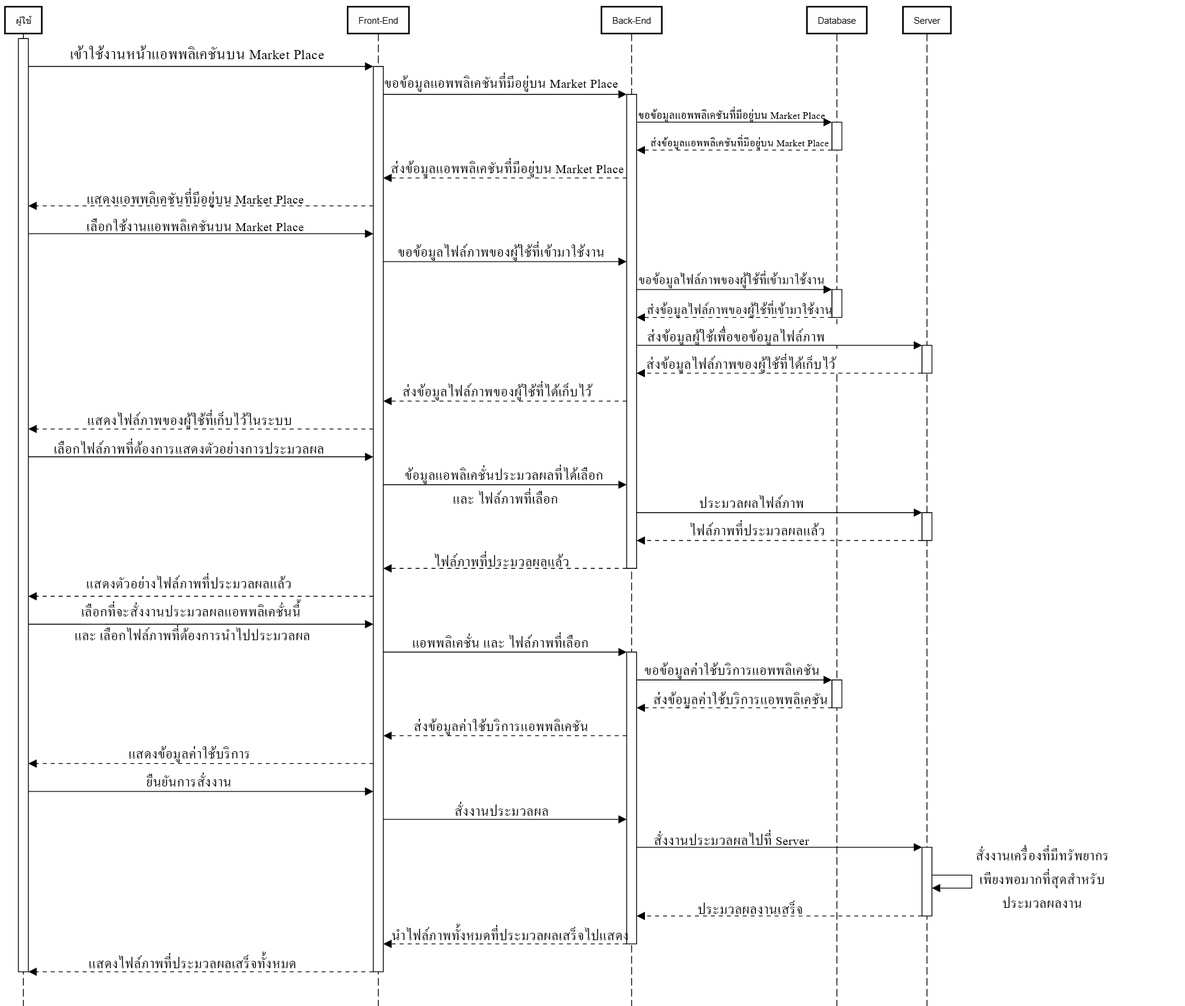
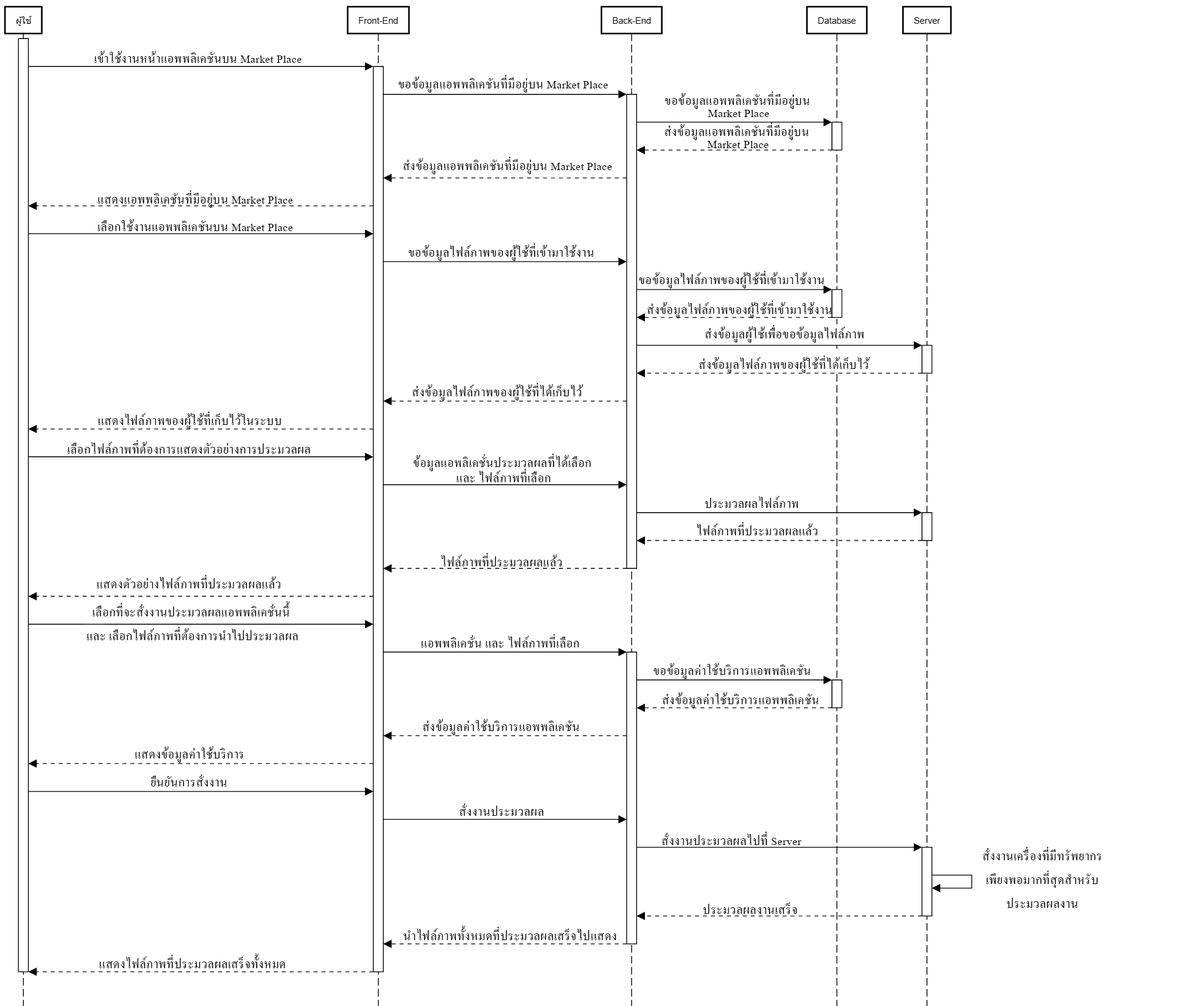
The second 1185 × 1006 image is a revision of the first. Changes to its layers:
painted on "แสดงไฟล์ภาพที่ประมวลผลเสร็จทั้งหมด" over [88, 951, 296, 968]
painted on "นำไฟล์ภาพทั้งหมดที่ประมวลผลเสร็จไปแสดง" over [391, 923, 628, 940]
painted on "สั่งงานเครื่องที่มีทรัพยากร เพียงพอมากที่สุดสำหรับ ประมวลผลงาน" over [975, 844, 1108, 908]
painted on "ส่งข้อมูลค่าใช้บริการแอพพลิเคชัน" (1st of 2) over [413, 717, 588, 735]
painted on "ส่งข้อมูลค่าใช้บริการแอพพลิเคชัน" (2nd of 2) over [653, 691, 828, 709]
painted on "ขอข้อมูลค่าใช้บริการแอพพลิเคชัน" over [644, 661, 820, 679]
painted on "แอพพลิเคชั่น และ ไฟล์ภาพที่เลือก" over [412, 631, 588, 648]
painted on "เลือกที่จะสั่งงานประมวลผลแอพพลิเคชั่นนี้ และ เลือกไฟล์ภาพที่ต้" over [74, 599, 310, 640]
painted on "แสดงตัวอย่างไฟล์ภาพที่ประมวลผลแล้ว" over [86, 572, 291, 589]
painted on "ข้อมูลแอพลิเคชั่นประมวลผลที่ได้เลือก และ ไฟล์ภาพที่เลือก" over [404, 453, 603, 504]
painted on "แสดงไฟล์ภาพของผู้ใช้ที่เก็บไว้ในระบบ" over [87, 409, 292, 430]
painted on "ส่งข้อมูลไฟล์ภาพของผู้ใช้ที่ได้เก็บไว้" (1st of 2) over [402, 380, 593, 401]
painted on "เลือกไฟล์ภาพที่ต้องการแสดงตัวอย่างการประมวลผล" over [54, 438, 324, 454]
painted on "ส่งข้อมูลไฟล์ภาพของผู้ใช้ที่ได้เก็บไว้" (2nd of 2) over [646, 353, 870, 373]
painted on "ส่งข้อมูลผู้ใช้เพื่อขอข้อมูลไฟล์ภาพ" over [647, 324, 864, 345]
painted on "ขอข้อมูลไฟล์ภาพของผู้ใช้ที่เข้ามาใช้งาน" (2nd of 2) over [397, 241, 604, 261]
painted on "แสดงแอพพลิเคชันที่มีอยู่บน Market Place" over [87, 188, 304, 208]
painted on "ส่งข้อมูลแอพพลิเคชันที่มีอยู่บน Market Place" (1st of 2) over [391, 156, 624, 178]
painted on "ส่งข้อมูลแอพพลิเคชันที่มีอยู่บน Market Place" (2nd of 2) over [650, 122, 829, 150]
painted on "ขอข้อมูลแอพพลิเคชันที่มีอยู่บน Market Place" (1st of 2) over [638, 91, 826, 122]
painted on "ขอข้อมูลแอพพลิเคชันที่มีอยู่บน Market Place" (2nd of 2) over [384, 72, 618, 93]
painted on "เข้าใช้งานหน้าแอพพลิเคชันบน Market Place" over [70, 45, 325, 63]
…and 9 more changes (9 painted)
